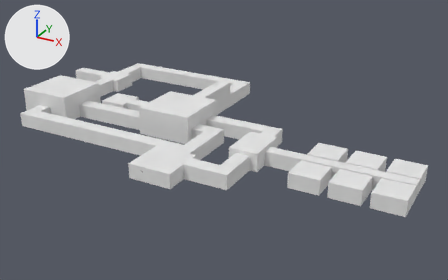
Before and after pictures for a commit that changed the Blender file DyNaDeMo/assets/Textures/Master.blend.
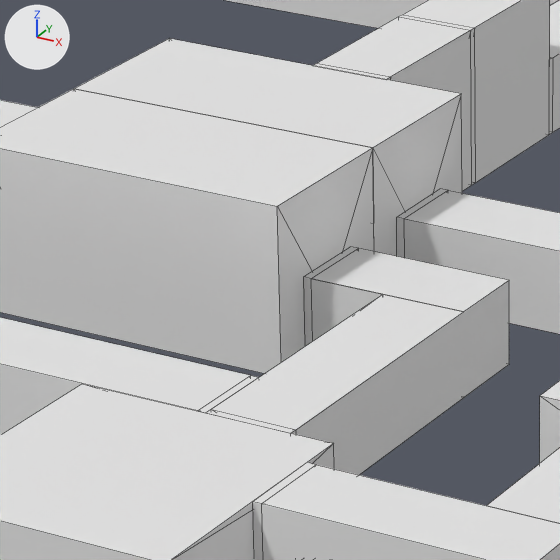
Each version appears first whole from a 50 mm lens placed at (8.98, -31.5, 17.46), pointed at (-10.74, 4.35, -0.47), and next in a close-up on the part from 32% to 52% of the width and 30% to 62% of the height. The lights are fixed; the arrows at upper left show +X, +Y and +Z. The close-ups show mesh edges as thin lines.

The older version as bpy lines, for what is in view:
```python
ob_corridor2 = bpy.data.objects.new('Corridor2', me_corridor2)
ob_corridor2.location = (-10.5, -1.0, 0.0)
ob_corridor2.rotation_euler = (0.0, 0.0, -1.571)  # degrees (0, 0, -90)
ob_corridor2.scale = (1.5, 0.5, 1.0)
ob_corridor2_003 = bpy.data.objects.new('Corridor2.003', me_corridor2_004)
ob_corridor2_003.location = (-18.75, 12.5, 0.0)
ob_corridor2_003.rotation_euler = (0.0, 0.0, 3.142)  # degrees (0, 0, 180)
ob_corridor2_003.scale = (1.5, 0.5, 1.0)
ob_corridor_002 = bpy.data.objects.new('Corridor.002', me_corridor_006)
ob_corridor_002.location = (-7.0, -2.5, 0.0)
ob_corridor_002.rotation_euler = (0.0, 0.0, -1.571)  # degrees (0, 0, -90)
ob_corridor_002.scale = (1.5, -0.5, 1.0)
# me_corridor2
# before: 27 (0.3, -1.0, 1.0) at pixel (211, 409), 29 (0.3, 1.0, 1.0) at pixel (296, 429), 43 (-2.0, -1.0, 1.0) at pixel (382, 294), 44 (-2.0, 1.0, 1.0) at pixel (463, 311)
# also in view: 'Corridor.005' at (-9.25, 4.0, 0.5); 'TallCorridor2' at (-13.5, 8.5, 1.0); 'Room' at (-11.0, -3.0, 0.5); 'TallCorridor1' at (-13.5, 6.5, 1.0); 'Room.002' at (-14.0, 2.5, 1.0)
```
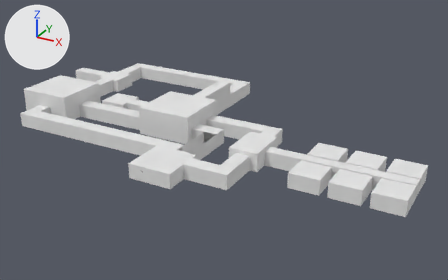
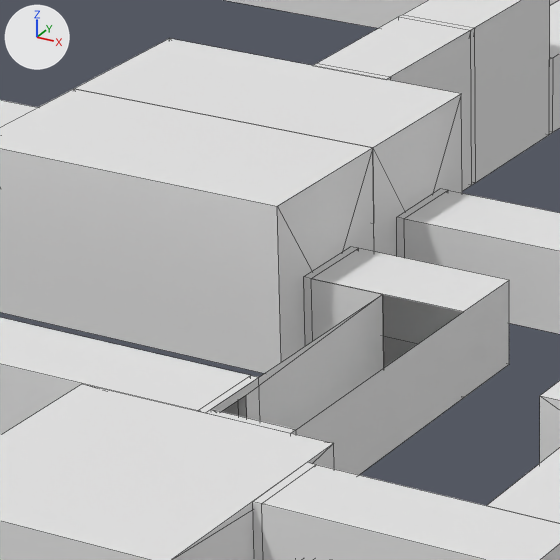
Boxes [x1, y1, x2, y2] around the edits, measured in the close-ups (560 x 560 px; the box of a moved part takes in the faces that stretch with it):
part 1 of me_corridor2, moved or reshaped (not visible afterwards)
    before: [212, 294, 463, 429]

Diff of the bpy script that builds the scene:
```diff
--- a/DyNaDeMo/assets/Textures/Master.blend.py
+++ b/DyNaDeMo/assets/Textures/Master.blend.py
@@ me_corridor2 @@
 me_corridor2.from_pydata(...)  # 96 vertices, 66 faces, 21 loose edges; spans x -2.7..0.3, y -28.0..1.0, z 0.0..1.0
 # used by ob_corridor2; location = (-10.5, -1.0, 0.0); rotation_euler = (0.0, 0.0, -1.571), in degrees (0, 0, -90); scale = (1.5, 0.5, 1.0)
 # verts and faces of me_corridor2; kept vertices keep their numbers, new ones are numbered from 96
+# me_corridor2 part 1
+delete_faces([(27, 43, 44, 29)])
+edges += [(43, 44)]
 me_corridor2.materials.append(mat_room_001)
```
